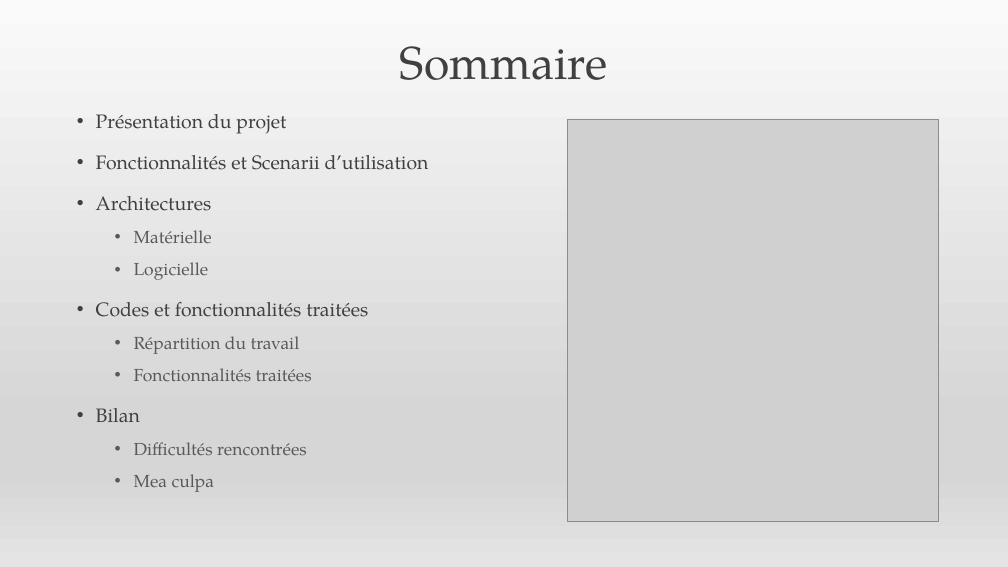
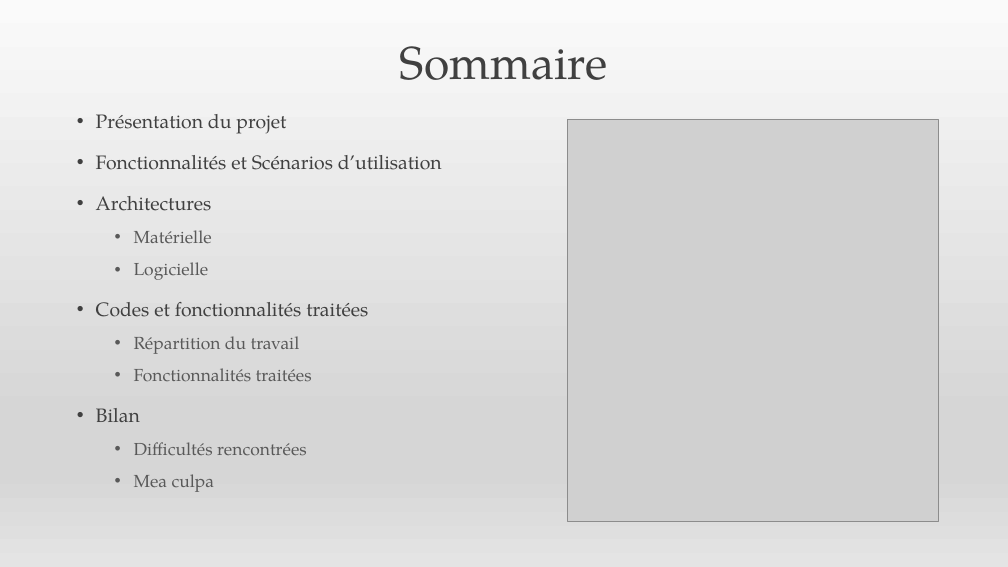
Before and after one commit to mapfra/LPIOTIA_2019_HODOR, a slide deck: slide 2 of Présentation du projet HODOR.pptx. Drawn at 1008x567 pixels with LibreOffice and Linux fonts; fonts in the diff are those of the drawing; grey boxes stand for pictures. Boxes give left, top, right and bottom in pixels: in the first picture for what was removed or moved away, otherwise in the second. Text is boxed around its words. In the diff, an @@ line names an element or a change of style, - is before the commit and + after.

Commit message:
ajout ppt prés+scénarios

```diff
--- a/Présentation du projet HODOR.pptx
+++ b/Présentation du projet HODOR.pptx
@@ text at (x1=96, y1=155, x2=442, y2=170): text changed @@
-• Fonctionnalités et Scenarii d’utilisation
+• Fonctionnalités et Scénarios d’utilisation
```
Also in this commit, not shown: 2 other slides changed, 1 other file.
